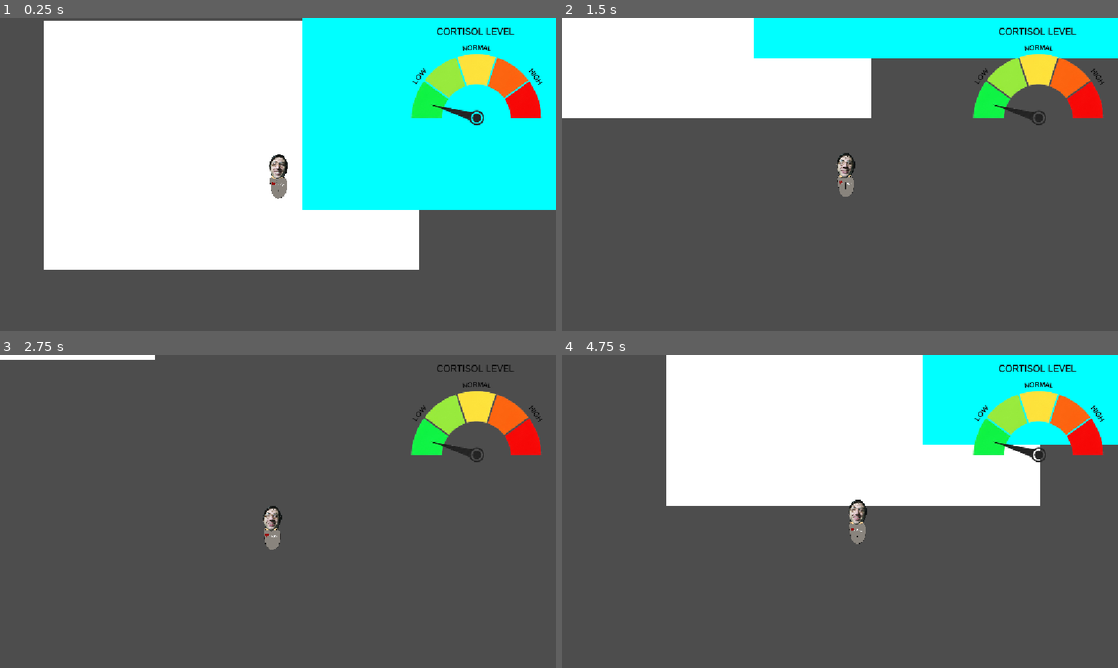
Above: before the commit, frames 1-4 (two rows, left to right).
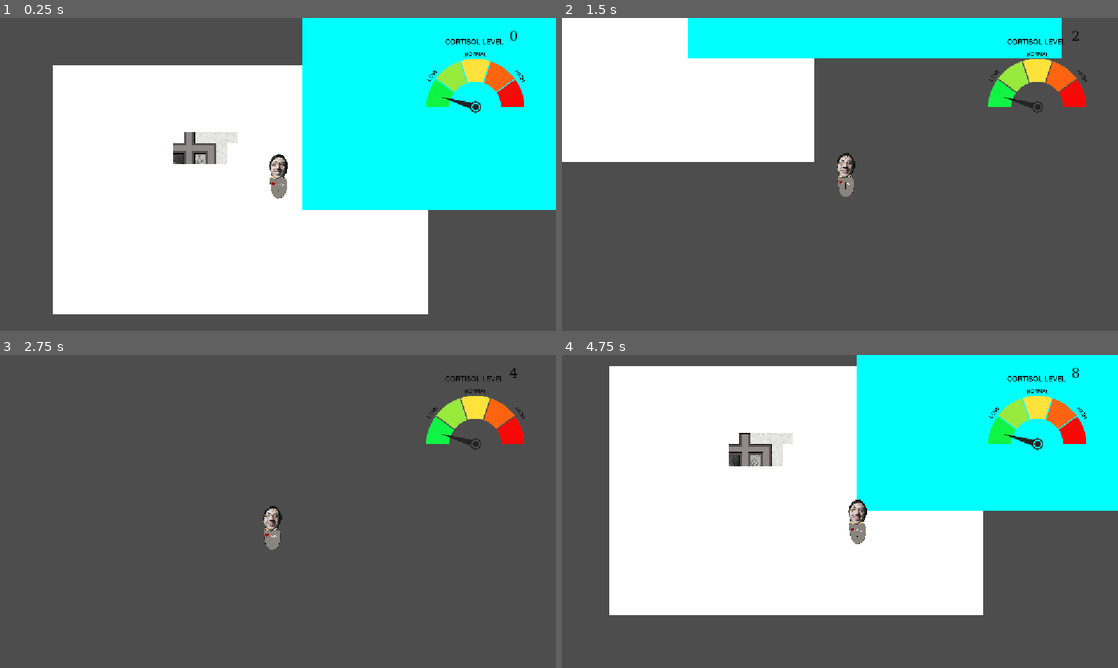
Above: after the commit, the same moments.

Repository: Braish001/Hypergamy-is-fake
Game: Godot game, scene res://world.tscn
Two runs of this game, one before a commit and one after it. Both use one fixed random seed, a clock stepped at 60 frames per second and the inputs below.
Inputs (mouse positions are in pixels of both pictures, inside the frame that each line leads up to):
- Up to frame 1 (0.25 s): no input
- Up to frame 2 (1.5 s): tap Enter (ui_accept) at 0.5, 0.6, 0.77, 1.07, 1.35 s; move the mouse to (962, 158) at 0.52 s; hold Right (ui_right) 0.53-1.28 s; click (962, 158) at 0.67 s; move the mouse to (728, 190) at 1.27 s; hold Down (ui_down) from 1.28 s (still down)
- Up to frame 3 (2.75 s): tap Enter (ui_accept) at 1.52, 1.82, 2.1 s; move the mouse to (333, 442) at 2.02 s; release Down (ui_down) at 2.03 s; hold Right (ui_right) from 2.03 s (still down)
- Up to frame 4 (4.75 s): move the mouse to (812, 574) at 2.77 s; release Right (ui_right) at 2.78 s; hold Up (ui_up) 2.78-3.53 s; tap Enter (ui_accept) at 2.85, 3.02, 3.32, 3.6, 3.77, 4.07, 4.35, 4.52 s; click (812, 574) at 2.92 s; move the mouse to (1006, 558) at 3.52 s; hold Left (ui_left) from 3.53 s (still down); move the mouse to (673, 464) at 4.27 s

The runs differ from the first frame. In frame 1, 21% of the frame differs, in the area x 7-98%, y 0-95%; in frame 2, 13%; in frame 3, 2.7%; in frame 4, 45%, in the area x 8-100%, y 0-84%.

Commit message:
15

Diff:
--- a/hypergamy-is-fake/player.gd
+++ b/hypergamy-is-fake/player.gd
@@ -10,8 +10,9 @@
 var max_cortisol: float = 100.0
 var decay_timer: float = 0.0
 
-# Перетащи TextureRect сюда прямо из дерева сцены через Инспектор!
+# Перетащи TextureRect и Label сюда прямо из дерева сцены через Инспектор!
 @export var cortisol_ui: TextureRect
+@export var cortisol_label: Label
 
 # Массив спрайтов кортизола (в строгом правильном порядке)
 var cortisol_stages: Array[Texture2D] = []
@@ -83,13 +84,16 @@
 
 	move_and_slide()
 
-# Функция обновления картинки кортизола в UI
+# Функция обновления картинки и текста кортизола в UI
 func update_cortisol_display() -> void:
-	if cortisol_ui == null:
-		return
+	# Обновляем картинку шкалы
+	if cortisol_ui != null:
+		var stage_index = int(cortisol / 20)
+		stage_index = clamp(stage_index, 0, cortisol_stages.size() - 1)
 
-	var stage_index = int(cortisol / 20)
-	stage_index = clamp(stage_index, 0, cortisol_stages.size() - 1)
+		if cortisol_stages[stage_index] != null:
+			cortisol_ui.texture = cortisol_stages[stage_index]
 
-	if cortisol_stages[stage_index] != null:
-		cortisol_ui.texture = cortisol_stages[stage_index]
+	# Обновляем текст с числовым значением
+	if cortisol_label != null:
+		cortisol_label.text = str(int(cortisol))
--- a/hypergamy-is-fake/world.tscn
+++ b/hypergamy-is-fake/world.tscn
@@ -1,15 +1,57 @@
 [gd_scene format=3 uid="uid://bawmcf62c2yap"]
 
 [ext_resource type="PackedScene" uid="uid://c0gmd4l6hkg1d" path="res://player.tscn" id="1_f3sb7"]
-[ext_resource type="Texture2D" uid="uid://wve5cgebg04o" path="res://sprites/low_cortisol.png" id="2_fj7yv"]
+[ext_resource type="Texture2D" uid="uid://bvhkg1wha0pfi" path="res://sprites/low_cortisol.png" id="2_fj7yv"]
+[ext_resource type="Texture2D" uid="uid://dnjd6mnuro5y2" path="res://sprites/wall_cross.png" id="3_dwbse"]
+[ext_resource type="Texture2D" uid="uid://sotoxhqrwvmt" path="res://sprites/wall_corner.png" id="4_pkg7o"]
+[ext_resource type="Texture2D" uid="uid://u7nyiq1lqnk" path="res://sprites/wall_down.png" id="5_gbfbk"]
+[ext_resource type="Texture2D" uid="uid://cwlechlbyquai" path="res://sprites/concrete_black.png" id="5_ioo17"]
+[ext_resource type="Texture2D" uid="uid://di1hsi22id7mq" path="res://sprites/wall_straight_g.png" id="6_ioo17"]
+[ext_resource type="Texture2D" uid="uid://bqfpp06qvas40" path="res://sprites/concrete_white.png" id="7_wse8f"]
+[ext_resource type="Texture2D" uid="uid://c4ol2gcrxsoxl" path="res://sprites/snow.png" id="8_ic0uy"]
+
+[sub_resource type="FontFile" id="FontFile_jqwnn"]
+cache/0/variation_coordinates = {}
+cache/0/face_index = 0
+cache/0/embolden = 0.0
+cache/0/transform = Transform2D(1, 0, 0, 1, 0, 0)
+cache/0/spacing_top = 0
+cache/0/spacing_bottom = 0
+cache/0/spacing_space = 0
+cache/0/spacing_glyph = 0
+cache/0/baseline_offset = 0.0
+cache/0/16/0/ascent = 0.0
+cache/0/16/0/descent = 0.0
+cache/0/16/0/underline_position = 0.0
+cache/0/16/0/underline_thickness = 0.0
+cache/0/16/0/scale = 1.0
+cache/0/24/0/ascent = 0.0
+cache/0/24/0/descent = 0.0
+cache/0/24/0/underline_position = 0.0
+cache/0/24/0/underline_thickness = 0.0
+cache/0/24/0/scale = 1.0
+cache/0/20/0/ascent = 0.0
+cache/0/20/0/descent = 0.0
+cache/0/20/0/underline_position = 0.0
+cache/0/20/0/underline_thickness = 0.0
+cache/0/20/0/scale = 1.0
+cache/0/28/0/ascent = 0.0
+cache/0/28/0/descent = 0.0
+cache/0/28/0/underline_position = 0.0
+cache/0/28/0/underline_thickness = 0.0
+cache/0/28/0/scale = 1.0
+
+[sub_resource type="LabelSettings" id="LabelSettings_mbj86"]
+font_size = 28
+font_color = Color(0, 0, 0, 1)
 
 [node name="World" type="Node2D" unique_id=319775989]
 
 [node name="ColorRect" type="ColorRect" parent="." unique_id=1913116965]
-offset_left = -504.0
-offset_top = -389.0
-offset_right = 1710.876
-offset_bottom = 1084.0
+offset_left = -450.0
+offset_top = -131.0
+offset_right = 1764.876
+offset_bottom = 1342.0
 
 [node name="ColorRect2" type="ColorRect" parent="." unique_id=2039920024]
 offset_left = 1020.0
@@ -18,10 +60,10 @@
 offset_bottom = 727.0
 color = Color(0, 1, 1, 1)
 
-[node name="Player" parent="." unique_id=1275611609 node_paths=PackedStringArray("cortisol_ui") instance=ExtResource("1_f3sb7")]
+[node name="Player" parent="." unique_id=1275611609 node_paths=PackedStringArray("cortisol_ui", "cortisol_label") instance=ExtResource("1_f3sb7")]
 position = Vector2(879, 518)
-dash_cooldown = 4.0
 cortisol_ui = NodePath("../CanvasLayer/TextureRect")
+cortisol_label = NodePath("../CanvasLayer/TextureRect/Label")
 
 [node name="CanvasLayer" type="CanvasLayer" parent="." unique_id=1715652402]
 
@@ -37,3 +79,94 @@
 texture = ExtResource("2_fj7yv")
 expand_mode = 1
 stretch_mode = 5
+
+[node name="Label" type="Label" parent="CanvasLayer/TextureRect" unique_id=1687700362]
+modulate = Color(0, 0, 0, 1)
+layout_mode = 0
+offset_left = 249.5946
+offset_top = 24.0
+offset_right = 390.5946
+offset_bottom = 57.0
+theme_override_fonts/font = SubResource("FontFile_jqwnn")
+label_settings = SubResource("LabelSettings_mbj86")
+
+[node name="Sprite2D4" type="Sprite2D" parent="." unique_id=175697050]
+texture_filter = 1
+position = Vector2(354, 362)
+texture = ExtResource("3_dwbse")
+
+[node name="Sprite2D3" type="Sprite2D" parent="." unique_id=1254223863]
+texture_filter = 1
+position = Vector2(482, 362)
+rotation = 1.5707964
+texture = ExtResource("4_pkg7o")
+
+[node name="Sprite2D9" type="Sprite2D" parent="." unique_id=1820097306]
+texture_filter = 1
+position = Vector2(290, 426)
+texture = ExtResource("5_ioo17")
+
+[node name="Sprite2D6" type="Sprite2D" parent="." unique_id=704611909]
+texture_filter = 1
+position = Vector2(290, 362)
+rotation = 1.5707964
+texture = ExtResource("5_gbfbk")
+
+[node name="Sprite2D8" type="Sprite2D" parent="." unique_id=768603782]
+texture_filter = 1
+position = Vector2(418, 426)
+texture = ExtResource("7_wse8f")
+
+[node name="Sprite2D15" type="Sprite2D" parent="." unique_id=395116227]
+texture_filter = 1
+position = Vector2(482, 298)
+rotation = 1.5707964
+texture = ExtResource("8_ic0uy")
+
+[node name="Sprite2D14" type="Sprite2D" parent="." unique_id=679000645]
+texture_filter = 1
+position = Vector2(546, 426)
+rotation = 4.712389
+texture = ExtResource("8_ic0uy")
+
+[node name="Sprite2D13" type="Sprite2D" parent="." unique_id=1659834052]
+texture_filter = 1
+position = Vector2(610, 298)
+texture = ExtResource("8_ic0uy")
+
+[node name="Sprite2D12" type="Sprite2D" parent="." unique_id=1351258203]
+texture_filter = 1
+position = Vector2(546, 298)
+rotation = 3.1415927
+texture = ExtResource("8_ic0uy")
+
+[node name="Sprite2D11" type="Sprite2D" parent="." unique_id=1011174357]
+texture_filter = 1
+position = Vector2(546, 362)
+texture = ExtResource("8_ic0uy")
+
+[node name="Sprite2D10" type="Sprite2D" parent="." unique_id=1005309355]
+texture_filter = 1
+position = Vector2(418, 298)
+texture = ExtResource("8_ic0uy")
+
+[node name="Sprite2D5" type="Sprite2D" parent="." unique_id=599007064]
+texture_filter = 1
+position = Vector2(418, 362)
+texture = ExtResource("6_ioo17")
+
+[node name="Sprite2D7" type="Sprite2D" parent="." unique_id=348512854]
+texture_filter = 1
+position = Vector2(482, 426)
+texture = ExtResource("5_gbfbk")
+
+[node name="Sprite2D2" type="Sprite2D" parent="." unique_id=684889334]
+texture_filter = 1
+position = Vector2(354, 426)
+texture = ExtResource("5_gbfbk")
+
+[node name="Sprite2D" type="Sprite2D" parent="." unique_id=146060346]
+texture_filter = 1
+position = Vector2(354, 298)
+rotation = 3.1415927
+texture = ExtResource("5_gbfbk")
Binary file changed: hypergamy-is-fake/sprites/below_high_cortisol.png
Not shown, changed: hypergamy-is-fake/sprites/below_high_cortisol.png.import
Binary file changed: hypergamy-is-fake/sprites/below_normal_cortisol.png
Not shown, changed: hypergamy-is-fake/sprites/below_normal_cortisol.png.import
Not shown, changed: hypergamy-is-fake/sprites/concrete_black.png.import
Not shown, changed: hypergamy-is-fake/sprites/concrete_white.png.import
Binary file changed: hypergamy-is-fake/sprites/high_cortisol.png
Not shown, changed: hypergamy-is-fake/sprites/high_cortisol.png.import
Binary file added: hypergamy-is-fake/sprites/inter.18pt-black.ttf
Not shown, added: hypergamy-is-fake/sprites/inter.18pt-black.ttf.import
Binary file changed: hypergamy-is-fake/sprites/low_cortisol.png
Not shown, changed: hypergamy-is-fake/sprites/low_cortisol.png.import
(and 8 more such lines)
